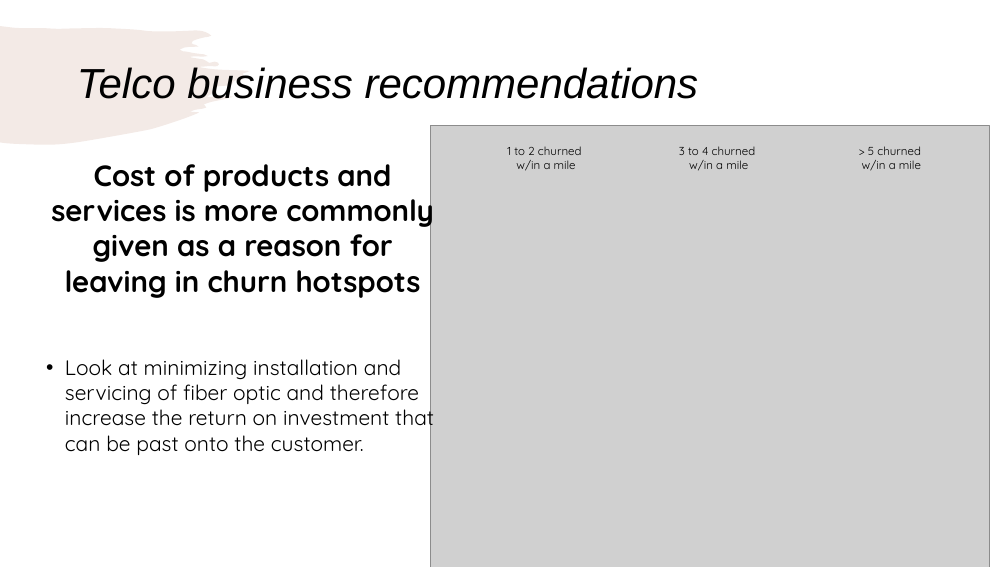
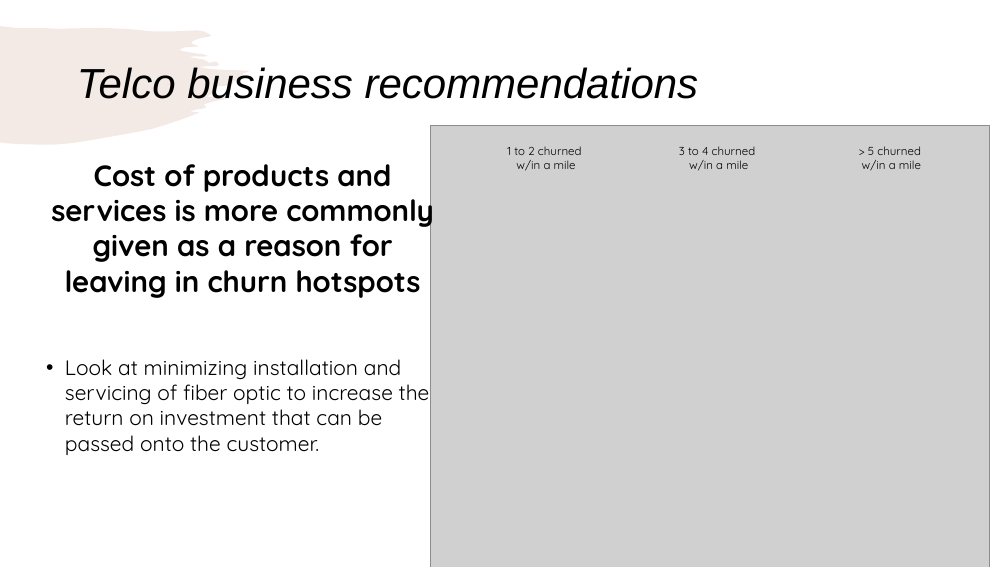
Before and after one commit to laramillernm/Metis-Classification-Project, a slide deck: slide 11 of Telco Customer Churn.pptx. Drawn at 1008x567 pixels with LibreOffice and Linux fonts; fonts in the diff are those of the drawing; grey boxes stand for pictures. Boxes give left, top, right and bottom in pixels: in the first picture for what was removed or moved away, otherwise in the second. Text is boxed around its words. In the diff, an @@ line names an element or a change of style, - is before the commit and + after.

```diff
--- a/Telco Customer Churn.pptx
+++ b/Telco Customer Churn.pptx
@@ text at (65, 359, 430, 455): text changed @@
-• Look at minimizing installation and servicing of fiber optic and therefore increase the return on investment that can be past onto the customer.
+• Look at minimizing installation and servicing of fiber optic to increase the return on investment that can be passed onto the customer.
```
Also in this commit, not shown: 1 other slide changed.
